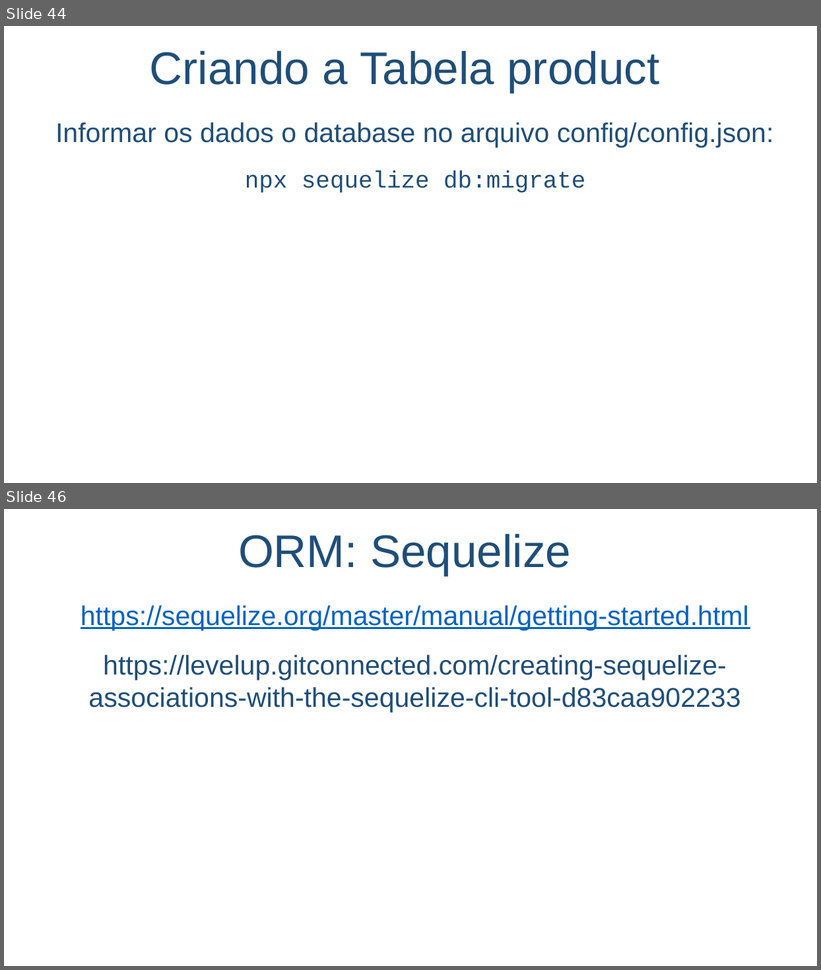
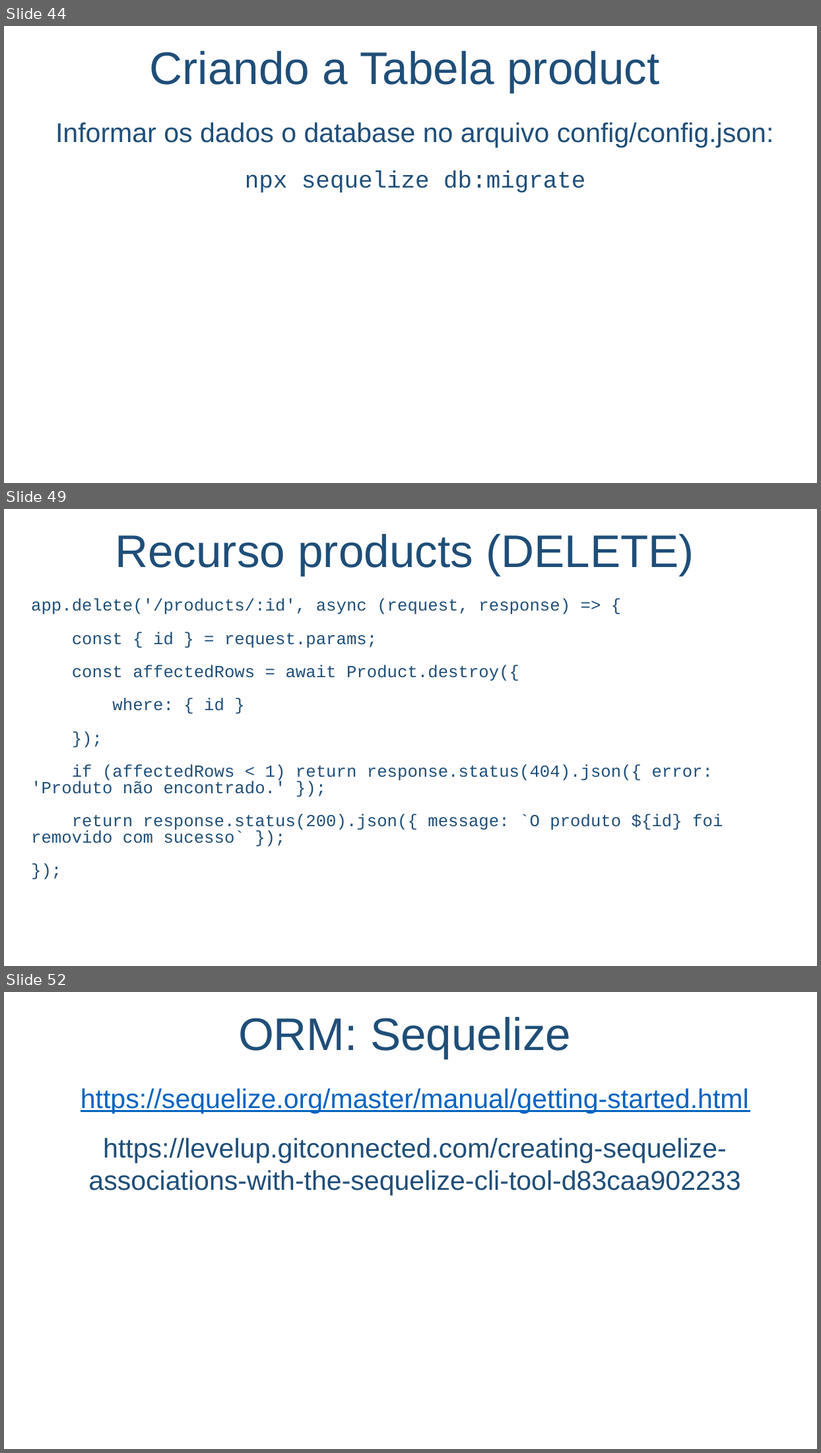
Before and after one commit to salmo-jr/public-slides, a slide deck: node-js.pptx. Shown one above the other, each under a label of ours: slides 44 and 46 before the commit, slides 44, 49 and 52 after it; the slides between them are not shown. The pictures are 821x970 and 821x1453 pixels, drawn with LibreOffice and Linux fonts; fonts in the diff are those of the drawing; background and template pictures are left out. Boxes give left, top, right and bottom in pixels: in the first picture for what was removed or moved away, otherwise in the second. Text is boxed around its words. In the diff, an @@ line names an element or a change of style, - is before the commit and + after.

```diff
--- a/node-js.pptx
+++ b/node-js.pptx
@@ slide 49 added at box(4, 509, 817, 966), background picture (left out) @@
@@ text added at box(115, 533, 694, 576), 54 pt, text #1F4E79 @@
+Recurso products (DELETE)
@@ text added at box(31, 598, 723, 844), 20 pt, text #1F4E79 @@
+app.delete('/products/:id', async (request, response) => {
+const { id } = request.params;
+const affectedRows = await Product.destroy({
+where: { id }
+});
+if (affectedRows < 1) return response.status(404).json({ error: 'Produto não encontrado.' });
+return response.status(200).json({ message: `O produto ${id} foi removido com sucesso` });
+});
@@ what was slide 46 is now slide 52 @@
```
Also in this commit, not shown: 5 slides changed, 5 other slides added.
